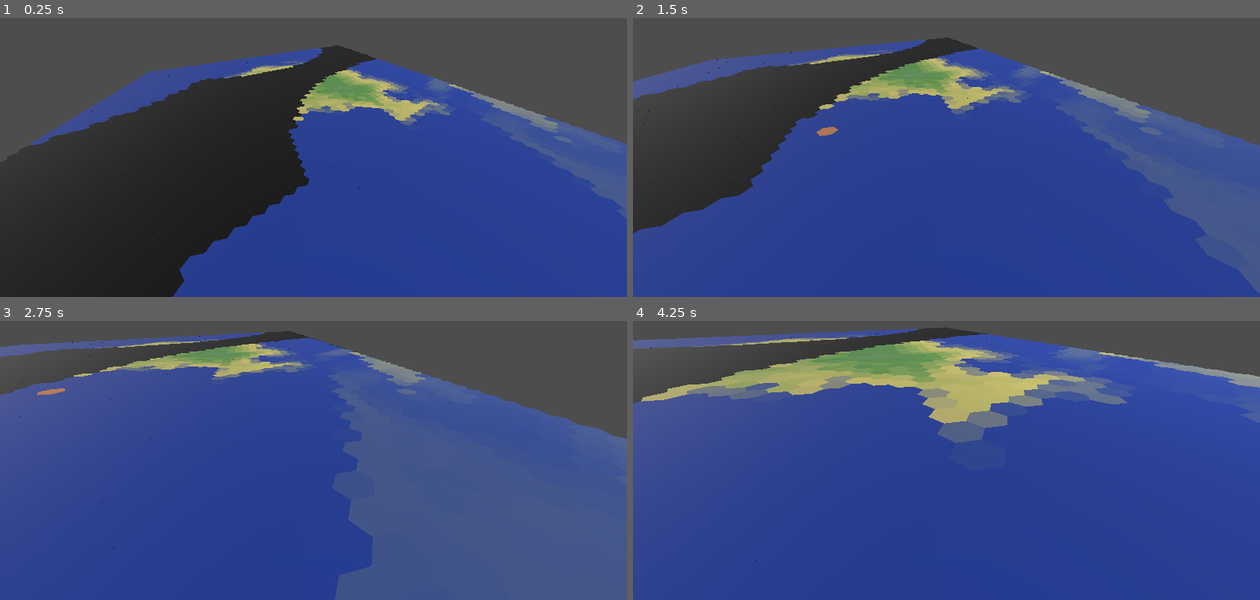
Above: before the commit, frames 1-4 (two rows, left to right).
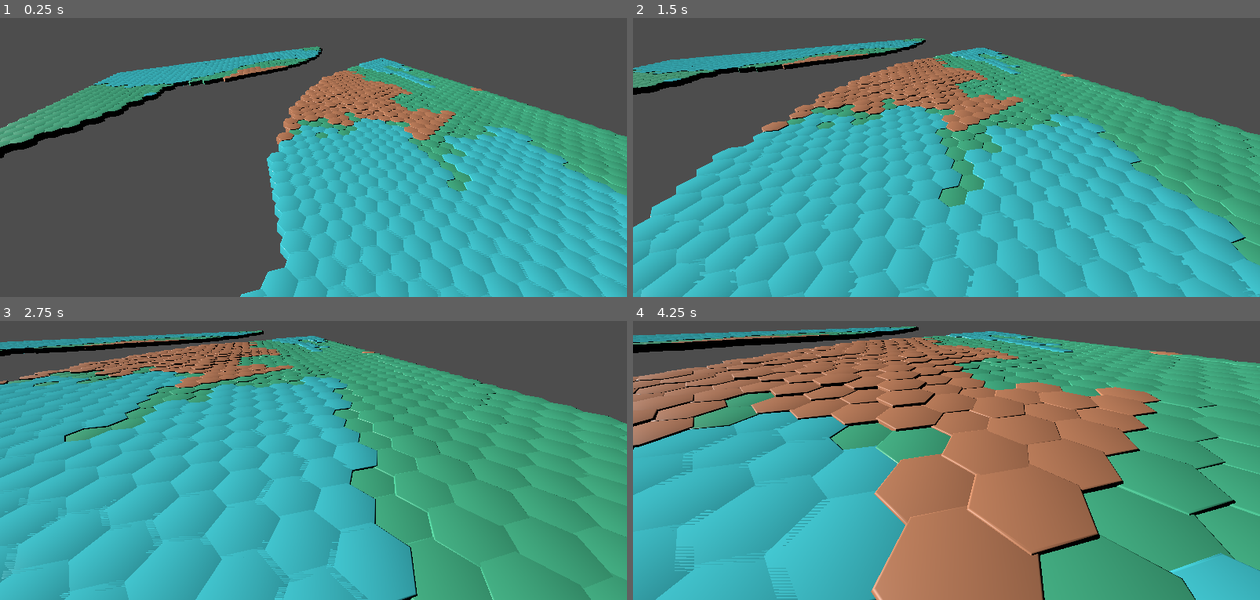
Above: after the commit, the same moments.

Repository: batazor/breakpoint
Game: Godot game, scene res://scenes/main.tscn
The game is run twice, just before and just after one commit, with the same random seed, the same clock (stepped at 60 frames per second) and the same inputs.
Inputs (mouse positions are in pixels of both pictures, inside the frame that each line leads up to):
- Up to frame 1 (0.25 s): no input
- Up to frame 2 (1.5 s): tap Enter at 0.5 s; move the mouse to (1084, 104) at 0.52 s; hold D (move_right) 0.53-1.28 s; hold Mouse wheel up (zoom_in) 0.53-1.28 s; click (1084, 104) at 0.67 s; move the mouse to (821, 137) at 1.27 s; hold S (move_back) from 1.28 s (still down); tap Mouse wheel down (zoom_out) at 1.35 s; click (821, 137) at 1.42 s
- Up to frame 3 (2.75 s): move the mouse to (376, 346) at 2.02 s; release S (move_back) at 2.03 s; hold D (move_right) from 2.03 s (still down); hold Mouse wheel up (zoom_in) from 2.03 s (still down); click (376, 346) at 2.17 s
- Up to frame 4 (4.25 s): move the mouse to (915, 493) at 2.77 s; release D (move_right) at 2.78 s; release Mouse wheel up (zoom_in) at 2.78 s; hold W (move_forward) 2.78-3.53 s; tap Mouse wheel down (zoom_out) at 2.85 s; click (915, 493) at 2.92 s; move the mouse to (1134, 477) at 3.52 s; hold A (move_left) from 3.53 s (still down); hold Mouse wheel up (zoom_in) from 3.53 s (still down); click (1134, 477) at 3.67 s

The runs differ from the first frame. In frame 1, 77% of the frame differs, in the area x 0-100%, y 9-100%; in frame 2, 78%; in frame 3, 85%; in frame 4, 92%, in the area x 0-100%, y 1-100%.

Commit message:
step by step

Diff:
--- a/project.godot
+++ b/project.godot
@@ -11,9 +11,9 @@
 [application]
 
 config/name="Breakpoint"
+run/main_scene="res://scenes/main.tscn"
 config/features=PackedStringArray("4.5", "Forward Plus")
 config/icon="res://icon.svg"
-run/main_scene="res://scenes/main.tscn"
 
 [dotnet]
 
@@ -23,25 +23,75 @@
 
 move_forward={
 "deadzone": 0.5,
-"events": [ { "type": "key", "keycode": 87, "physical_keycode": 87, "unicode": 0, "echo": false, "pressed": false } ]
+"events": [{
+"echo": false,
+"keycode": 87,
+"physical_keycode": 87,
+"pressed": false,
+"type": "key",
+"unicode": 0
+}]
 }
 move_back={
 "deadzone": 0.5,
-"events": [ { "type": "key", "keycode": 83, "physical_keycode": 83, "unicode": 0, "echo": false, "pressed": false } ]
+"events": [{
+"echo": false,
+"keycode": 83,
+"physical_keycode": 83,
+"pressed": false,
+"type": "key",
+"unicode": 0
+}]
 }
 move_left={
 "deadzone": 0.5,
-"events": [ { "type": "key", "keycode": 65, "physical_keycode": 65, "unicode": 0, "echo": false, "pressed": false } ]
+"events": [{
+"echo": false,
+"keycode": 65,
+"physical_keycode": 65,
+"pressed": false,
+"type": "key",
+"unicode": 0
+}]
 }
 move_right={
 "deadzone": 0.5,
-"events": [ { "type": "key", "keycode": 68, "physical_keycode": 68, "unicode": 0, "echo": false, "pressed": false } ]
+"events": [{
+"echo": false,
+"keycode": 68,
+"physical_keycode": 68,
+"pressed": false,
+"type": "key",
+"unicode": 0
+}]
 }
 zoom_in={
 "deadzone": 0.5,
-"events": [ { "type": "mouse_button", "button_index": 4, "pressed": false }, { "type": "key", "keycode": 45, "physical_keycode": 45, "unicode": 0, "echo": false, "pressed": false } ]
+"events": [{
+"button_index": 4,
+"pressed": false,
+"type": "mouse_button"
+}, {
+"echo": false,
+"keycode": 45,
+"physical_keycode": 45,
+"pressed": false,
+"type": "key",
+"unicode": 0
+}]
 }
 zoom_out={
 "deadzone": 0.5,
-"events": [ { "type": "mouse_button", "button_index": 5, "pressed": false }, { "type": "key", "keycode": 61, "physical_keycode": 61, "unicode": 0, "echo": false, "pressed": false } ]
+"events": [{
+"button_index": 5,
+"pressed": false,
+"type": "mouse_button"
+}, {
+"echo": false,
+"keycode": 61,
+"physical_keycode": 61,
+"pressed": false,
+"type": "key",
+"unicode": 0
+}]
 }
--- a/scripts/height_generator.gd
+++ b/scripts/height_generator.gd
@@ -12,7 +12,7 @@
 @export var falloff_power: float = 3.0  # степень для falloff (больше — резче края)
 @export var warp_strength: float = 12.0   # домен-варп, чтобы материки не были круглыми
 @export var warp_frequency: float = 0.05
-@export var height_steps: int = 0  # 0/1 — без квантования
+@export var height_steps: int = 5  # 0/1 — без квантования; меньше — грубее террасы
 @export var island_noise_strength: float = 0.6  # добавляет вариативность береговой линии
 @export var island_noise_frequency: float = 0.05
 @export var island_noise_octaves: int = 3
@@ -31,8 +31,7 @@
 @export var plate_jitter: float = 0.2  # разброс центров за границами карты
 
 
-# Основная функция: возвращает высоту в диапазоне [-1.0, 1.0] для координаты (q, r)
-func get_height(q: int, r: int, map_width: int, map_height: int) -> float:
+func _height_core(q: int, r: int, map_width: int, map_height: int, apply_steps: bool) -> float:
 	# Создаём экземпляр FastNoiseLite
 	var noise: FastNoiseLite = FastNoiseLite.new()
 	noise.seed = seed
@@ -140,10 +139,20 @@
 			var t: float = (ln - lake_threshold) / max(0.001, 1.0 - lake_threshold)
 			h -= lake_strength * t
 
-	if height_steps > 1:
+	if apply_steps and height_steps > 1:
 		var step: float = 2.0 / float(height_steps - 1)  # шаг по диапазону [-1..1]
 		h = round(h / step) * step
 	return clamp(h, -1.0, 1.0)
+
+
+# Основная функция: возвращает высоту в диапазоне [-1.0, 1.0] для координаты (q, r)
+func get_height(q: int, r: int, map_width: int, map_height: int) -> float:
+	return _height_core(q, r, map_width, map_height, true)
+
+
+# Высота без террасирования (без height_steps), для квантили и анализа распределения.
+func get_height_raw(q: int, r: int, map_width: int, map_height: int) -> float:
+	return _height_core(q, r, map_width, map_height, false)
 
 
 var plate_centers: Array[Vector2] = []
--- a/scripts/hex_grid.gd
+++ b/scripts/hex_grid.gd
@@ -1,7 +1,7 @@
 extends Node3D
 
-const HexUtils = preload("res://scripts/hex.gd")
-const HeightGenerator = preload("res://scripts/height_generator.gd")
+const HexUtil = preload("res://scripts/hex.gd")
+const HeightGenScript = preload("res://scripts/height_generator.gd")
 const RAY_LENGTH := 4000.0
 
 @export var map_width: int = 80
@@ -17,9 +17,28 @@
 @export var color_sand: Color = Color(0.85, 0.8, 0.45)
 @export var color_grass: Color = Color(0.35, 0.6, 0.3)
 @export var color_rock: Color = Color(0.6, 0.6, 0.6)
-@export_range(-1.0, 1.0, 0.01) var height_water_level: float = -0.05
-@export_range(-1.0, 1.0, 0.01) var height_sand_level: float = 0.10
-@export_range(-1.0, 1.0, 0.01) var height_grass_level: float = 0.55
+@export var color_shore: Color = Color(0.80, 0.70, 0.45)
+@export_range(-1.0, 1.0, 0.01) var height_water_level: float = -0.05  # используется, если use_quantiles=false
+@export var use_quantiles: bool = true
+@export_range(0.0, 1.0, 0.01) var water_pct: float = 0.45
+@export_range(0.0, 1.0, 0.01) var sand_pct: float = 0.10
+@export_range(0.0, 1.0, 0.01) var mountain_pct: float = 0.10
+@export_range(0.0, 0.5, 0.01) var shoreline_band: float = 0.08
+@export_range(-1.0, 1.0, 0.01) var height_sand_level: float = 0.10   # fallback, если use_quantiles=false
+@export_range(-1.0, 1.0, 0.01) var height_grass_level: float = 0.55  # fallback, если use_quantiles=false
+@export var use_tile_meshes: bool = true
+@export_file("*.glb") var tile_mesh_water_path: String = "res://assets/tiles/hex_water.gltf.glb"
+@export_file("*.glb") var tile_mesh_shore_path: String = "res://assets/tiles/hex_sand.gltf.glb"
+@export_file("*.glb") var tile_mesh_sand_path: String = "res://assets/tiles/hex_sand.gltf.glb"
+@export_file("*.glb") var tile_mesh_grass_path: String = "res://assets/tiles/hex_forest.gltf.glb"
+@export_file("*.glb") var tile_mesh_rock_path: String = "res://assets/tiles/hex_rock.gltf.glb"
+@export var tile_mesh_scale_uniform: Vector3 = Vector3(1.08, 1.0, 1.08)
+@export var tile_jitter: float = 0.02
+@export var tile_mesh_scale_water: Vector3 = Vector3.ONE
+@export var tile_mesh_scale_shore: Vector3 = Vector3.ONE
+@export var tile_mesh_scale_sand: Vector3 = Vector3.ONE
+@export var tile_mesh_scale_grass: Vector3 = Vector3.ONE
+@export var tile_mesh_scale_rock: Vector3 = Vector3.ONE
 @export var height_seed: int = 0
 @export var height_frequency: float = 0.02
 @export var height_octaves: int = 6
@@ -46,6 +65,10 @@
 @export var height_plate_velocity_scale: float = 0.6
 @export var height_plate_edge_sharpness: float = 1.25
 @export var height_plate_jitter: float = 0.2
+@export var height_vertical_scale: float = 0.6
+@export var height_vertical_offset: float = 0.0
+@export var water_plane_height: float = 0.0
+@export var fallback_to_hex_mesh: bool = true
 @export var randomize_height_seed: bool = true
 @export var selection_color: Color = Color(1.0, 0.6, 0.2, 0.6)
 @export var selection_height: float = 0.05
@@ -58,14 +81,19 @@
 var hex_basis: Basis = Basis(Vector3.UP, deg_to_rad(30.0))  # rotate mesh to flat-top
 var selection_indicator: MeshInstance3D
 var height_gen: HeightGenerator
+var height_cache: PackedFloat32Array = PackedFloat32Array()
+var water_level_runtime: float
+var sand_level_runtime: float
+var mountain_level_runtime: float
 
 
 func _ready() -> void:
-	bounds_rect = HexUtils.bounds_for_rect(map_width, map_height, hex_radius)
+	bounds_rect = HexUtil.bounds_for_rect(map_width, map_height, hex_radius)
 	collision_root = Node3D.new()
 	collision_root.name = "CollisionRoot"
 	add_child(collision_root)
 	_init_height_generator()
+	_precompute_heights()
 	_create_selection_indicator()
 	regenerate_grid()
 
@@ -73,7 +101,8 @@
 func regenerate_grid() -> void:
 	_clear_children()
 	_init_height_generator()
-	bounds_rect = HexUtils.bounds_for_rect(map_width, map_height, hex_radius)
+	_precompute_heights()
+	bounds_rect = HexUtil.bounds_for_rect(map_width, map_height, hex_radius)
 	shared_shape = _build_hex_shape()
 
 	if use_multimesh:
@@ -105,6 +134,10 @@
 
 
 func _build_multimesh() -> void:
+	if use_tile_meshes:
+		_build_multimesh_per_biome()
+		return
+
 	var hex_mesh := _build_hex_mesh()
 
 	var mat := StandardMaterial3D.new()
@@ -120,8 +153,7 @@
 	var idx := 0
 	for r in range(map_height):
 		for q in range(map_width):
-			var pos := HexUtils.axial_to_world(q, r, hex_radius)
-			var t := Transform3D(hex_basis, Vector3(pos.x, y_offset, pos.z))
+			var t := _tile_transform(q, r)
 			multimesh.set_instance_transform(idx, t)
 			multimesh.set_instance_color(idx, _tile_color(q, r))
 			idx += 1
@@ -133,15 +165,47 @@
 	add_child(multimesh_instance)
 
 
+func _build_multimesh_per_biome() -> void:
+	var mesh_water := _load_tile_mesh(tile_mesh_water_path)
+	var mesh_shore := _load_tile_mesh(tile_mesh_shore_path)
+	var mesh_sand := _load_tile_mesh(tile_mesh_sand_path)
+	var mesh_grass := _load_tile_mesh(tile_mesh_grass_path)
+	var mesh_rock := _load_tile_mesh(tile_mesh_rock_path)
+
+	var buckets := {
+		"water": [],
+		"shore": [],
+		"sand": [],
+		"grass": [],
+		"rock": [],
+	}
+
+	for r in range(map_height):
+		for q in range(map_width):
+			var t := _tile_transform(q, r)
+			var biome := _biome_for_height(_get_height(q, r))
+			if buckets.has(biome):
+				buckets[biome].append(t)
+
+	var total: int = buckets["water"].size() + buckets["shore"].size() + buckets["sand"].size() + buckets["grass"].size() + buckets["rock"].size()
+	if total != map_width * map_height:
+		push_warning("Tile distribution mismatch: %d vs %d" % [total, map_width * map_height])
+
+	_add_multimesh_bucket("WaterMultiMesh", mesh_water, buckets["water"], color_water, tile_mesh_scale_water)
+	_add_multimesh_bucket("ShoreMultiMesh", mesh_shore, buckets["shore"], color_shore, tile_mesh_scale_shore)
+	_add_multimesh_bucket("SandMultiMesh", mesh_sand, buckets["sand"], color_sand, tile_mesh_scale_sand)
+	_add_multimesh_bucket("GrassMultiMesh", mesh_grass, buckets["grass"], color_grass, tile_mesh_scale_grass)
+	_add_multimesh_bucket("RockMultiMesh", mesh_rock, buckets["rock"], color_rock, tile_mesh_scale_rock)
+
+
 func _build_mesh_instances() -> void:
 	# Slower than MultiMesh, but useful for debugging.
 	var mesh := _build_hex_mesh()
 	for r in range(map_height):
 		for q in range(map_width):
-			var pos := HexUtils.axial_to_world(q, r, hex_radius)
 			var mesh_instance := MeshInstance3D.new()
 			mesh_instance.mesh = mesh
-			mesh_instance.transform = Transform3D(hex_basis, Vector3(pos.x, y_offset, pos.z))
+			mesh_instance.transform = _tile_transform(q, r)
 			mesh_instance.modulate = _tile_color(q, r)
 			mesh_instance.name = "Hex_%s_%s" % [q, r]
 			add_child(mesh_instance)
@@ -153,11 +217,10 @@
 
 	for r in range(map_height):
 		for q in range(map_width):
-			var pos := HexUtils.axial_to_world(q, r, hex_radius)
 			var body := StaticBody3D.new()
 			body.collision_layer = 1
 			body.collision_mask = 1
-			body.position = Vector3(pos.x, y_offset, pos.z)
+			body.position = _tile_transform(q, r).origin
 			body.set_meta("axial", Vector2i(q, r))
 
 			var shape := CollisionShape3D.new()
@@ -201,11 +264,11 @@
 
 
 func get_map_center() -> Vector3:
-	return HexUtils.center_of_rect(map_width, map_height, hex_radius) + Vector3(0.0, y_offset, 0.0)
+	return HexUtil.center_of_rect(map_width, map_height, hex_radius) + Vector3(0.0, y_offset, 0.0)
 
 
 func _build_hex_shape() -> ConvexPolygonShape3D:
-	var corners := HexUtils.hex_corners(hex_radius)
+	var corners := HexUtil.hex_corners(hex_radius)
 	var verts := PackedVector3Array()
 
 	var half_height := hex_height * 0.5
@@ -245,13 +308,16 @@
 func _show_selection(axial: Vector2i) -> void:
 	if selection_indicator == null:
 		return
-	var pos := HexUtils.axial_to_world(axial.x, axial.y, hex_radius)
-	var y := y_offset + hex_height * 0.5 + selection_height * 0.5 + 0.01
+	var pos := HexUtil.axial_to_world(axial.x, axial.y, hex_radius)
+	var y := _tile_height(axial.x, axial.y) + hex_height * 0.5 + selection_height * 0.5 + 0.01
 	selection_indicator.transform = Transform3D(hex_basis, Vector3(pos.x, y, pos.z))
 	selection_indicator.visible = true
 
 
 func _get_height(q: int, r: int) -> float:
+	var idx := r * map_width + q
+	if idx >= 0 and idx < height_cache.size():
+		return height_cache[idx]
 	if height_gen == null:
 		return 0.0
 	return height_gen.get_height(q, r, map_width, map_height)
@@ -264,18 +330,33 @@
 	return color_even if ((q + r) % 2 == 0) else color_odd
 
 
+func _biome_for_height(h: float) -> String:
+	if h <= water_level_runtime:
+		return "water"
+	if h <= min(sand_level_runtime, water_level_runtime + shoreline_band):
+		return "shore"
+	if h <= sand_level_runtime:
+		return "sand"
+	if h >= mountain_level_runtime:
+		return "rock"
+	return "grass"
+
+
 func _color_from_height(h: float) -> Color:
-	var hw := height_water_level
-	var hs := height_sand_level
-	var hg := height_grass_level
+	var hw: float = water_level_runtime
+	var shore_hi: float = min(sand_level_runtime, water_level_runtime + shoreline_band)
+	var hs: float = sand_level_runtime
+	var hg: float = mountain_level_runtime
 
 	if h <= hw:
 		return color_water
+	if h <= shore_hi:
+		return color_shore
 	if h <= hs:
-		return _lerp_color(color_water, color_sand, _lerp01(h, hw, hs))
+		return _lerp_color(color_shore, color_sand, _lerp01(h, hw, hs))
 	if h <= hg:
 		return _lerp_color(color_sand, color_grass, _lerp01(h, hs, hg))
-	return _lerp_color(color_grass, color_rock, _lerp01(h, hg, 1.0))
+	return color_rock
 
 
 func _lerp01(v: float, a: float, b: float) -> float:
@@ -321,3 +402,164 @@
 	height_gen.plate_velocity_scale = height_plate_velocity_scale
 	height_gen.plate_edge_sharpness = height_plate_edge_sharpness
 	height_gen.plate_jitter = height_plate_jitter
+
+
+func _load_tile_mesh(path: String) -> Mesh:
+	if path.is_empty():
+		return _hex_mesh_singleton() if fallback_to_hex_mesh else null
+	var res := load(path)
+	if res == null:
+		push_warning("Failed to load tile mesh at %s" % path)
+		return _hex_mesh_singleton() if fallback_to_hex_mesh else null
+	if res is Mesh:
+		return res
+	if res is PackedScene:
+		var inst: Node = res.instantiate()
+		if inst is MeshInstance3D and inst.mesh:
+			var m: Mesh = inst.mesh
+			inst.queue_free()
+			return m
+		# поиск первого MeshInstance3D в сцене
+		var queue: Array[Node] = [inst]
+		while not queue.is_empty():
+			var node: Node = queue.pop_front()
+			if node is MeshInstance3D and node.mesh:
+				var m: Mesh = node.mesh
+				inst.queue_free()
+				return m
+			for child in node.get_children():
+				queue.append(child)
+		inst.queue_free()
+		push_warning("Tile mesh not found or has no MeshInstance: %s" % path)
+		return _hex_mesh_singleton() if fallback_to_hex_mesh else null
+	# Если ничего не подошло (редкий случай), вернём fallback или null.
+	return _hex_mesh_singleton() if fallback_to_hex_mesh else null
+
+
+func _add_multimesh_bucket(bucket_name: String, mesh: Mesh, transforms: Array, tint: Color, bucket_scale: Vector3) -> void:
+	if transforms.is_empty():
+		return
+	var use_mesh := mesh if mesh != null else _hex_mesh_singleton()
+	var mm := MultiMesh.new()
+	mm.transform_format = MultiMesh.TRANSFORM_3D
+	mm.mesh = use_mesh
+	mm.instance_count = transforms.size()
+	mm.set_use_colors(true)
+	for i in mm.instance_count:
+		var t: Transform3D = transforms[i]
+		var final_scale := Vector3(
+			bucket_scale.x * tile_mesh_scale_uniform.x,
+			bucket_scale.y * tile_mesh_scale_uniform.y,
+			bucket_scale.z * tile_mesh_scale_uniform.z
+		)
+		mm.set_instance_transform(i, t.scaled(final_scale))
+		mm.set_instance_color(i, tint)
+
+	# Если это наш внутренний хекс-меш, зададим материал с vertex color.
+	if use_mesh == _hex_mesh_singleton():
+		var mat := StandardMaterial3D.new()
+		mat.vertex_color_use_as_albedo = true
+		use_mesh.surface_set_material(0, mat)
+
+	var inst := MultiMeshInstance3D.new()
+	inst.name = bucket_name
+	inst.multimesh = mm
+	inst.cast_shadow = GeometryInstance3D.SHADOW_CASTING_SETTING_ON
+	add_child(inst)
+
+# Храним один общий хекс-меш для fallback, чтобы не плодить копии.
+var __hex_mesh_cache: Mesh
+func _hex_mesh_singleton() -> Mesh:
+	if __hex_mesh_cache == null:
+		__hex_mesh_cache = _build_hex_mesh()
+	return __hex_mesh_cache
+
+
+func _precompute_heights() -> void:
+	var count := map_width * map_height
+	height_cache.resize(count)
+	var idx := 0
+	for r in range(map_height):
+		for q in range(map_width):
+			# Используем сырую высоту без террасирования для корректного распределения и биомов.
+			height_cache[idx] = height_gen.get_height_raw(q, r, map_width, map_height)
+			idx += 1
+
+	if height_cache.size() == 0:
+		water_level_runtime = height_water_level
+		sand_level_runtime = height_sand_level
+		mountain_level_runtime = height_grass_level
+		return
+
+	if use_quantiles:
+		var sorted := height_cache.duplicate()
+		sorted.sort()
+		var sz := sorted.size()
+		var wi := int(clamp(floor((sz - 1) * water_pct), 0.0, float(sz - 1)))
+		var si := int(clamp(floor((sz - 1) * (water_pct + sand_pct)), 0.0, float(sz - 1)))
+		var mi := int(clamp(floor((sz - 1) * (1.0 - mountain_pct)), 0.0, float(sz - 1)))
+		water_level_runtime = sorted[wi]
+		sand_level_runtime = sorted[si]
+		mountain_level_runtime = sorted[mi]
+	else:
+		water_level_runtime = height_water_level
+		sand_level_runtime = height_sand_level
+		mountain_level_runtime = height_grass_level
+
+	# Гарантируем строгий порядок порогов, чтобы диапазоны не схлопывались из-за квантования.
+	var eps := 0.0005
+	var min_sand_gap: float = max(shoreline_band, 0.02)
+	if water_level_runtime + min_sand_gap > sand_level_runtime:
+		sand_level_runtime = water_level_runtime + min_sand_gap
+	if mountain_level_runtime <= sand_level_runtime + eps:
+		mountain_level_runtime = sand_level_runtime + eps
+
+	# Быстрая проверка распределения для отладки: сколько тайлов попало в каждый биом.
+	var water_cnt := 0
+	var shore_cnt := 0
+	var sand_cnt := 0
+	var grass_cnt := 0
+	var rock_cnt := 0
+	for h in height_cache:
+		if h <= water_level_runtime:
+			water_cnt += 1
+		elif h <= min(sand_level_runtime, water_level_runtime + shoreline_band):
+			shore_cnt += 1
+		elif h <= sand_level_runtime:
+			sand_cnt += 1
+		elif h >= mountain_level_runtime:
+			rock_cnt += 1
+		else:
+			grass_cnt += 1
+	var total: float = float(max(1, height_cache.size()))
+	print("Biome counts: water=%.2f%% shore=%.2f%% sand=%.2f%% grass=%.2f%% rock=%.2f%%" % [
+		100.0 * float(water_cnt) / total,
+		100.0 * float(shore_cnt) / total,
+		100.0 * float(sand_cnt) / total,
+		100.0 * float(grass_cnt) / total,
+		100.0 * float(rock_cnt) / total
+	])
+
+
+func _tile_height(q: int, r: int) -> float:
+	var h := _get_height(q, r)
+	if _biome_for_height(h) == "water":
+		return y_offset + water_plane_height
+	return y_offset + height_vertical_offset + h * height_vertical_scale
+
+
+func _tile_offset(q: int, r: int) -> Vector3:
+	var mag := tile_jitter
+	if mag <= 0.0:
+		return Vector3.ZERO
+	var n := sin(float(q) * 12.9898 + float(r) * 78.233) * 43758.5453
+	var frac: float = n - floor(n)
+	var ang: float = frac * TAU
+	var dist: float = mag * frac
+	return Vector3(cos(ang), 0.0, sin(ang)) * dist
+
+
+func _tile_transform(q: int, r: int) -> Transform3D:
+	var pos := HexUtil.axial_to_world(q, r, hex_radius) + _tile_offset(q, r)
+	var y := _tile_height(q, r)
+	return Transform3D(hex_basis, Vector3(pos.x, y, pos.z))
Not shown, added: assets/tiles/hex_forest.gltf.glb.import
Not shown, added: assets/tiles/hex_forest_detail.gltf.glb.import
Not shown, added: assets/tiles/hex_forest_roadA.gltf.glb.import
Not shown, added: assets/tiles/hex_forest_roadA_detail.gltf.glb.import
Not shown, added: assets/tiles/hex_forest_roadB.gltf.glb.import
Not shown, added: assets/tiles/hex_forest_roadB_detail.gltf.glb.import
Not shown, added: assets/tiles/hex_forest_roadC.gltf.glb.import
Not shown, added: assets/tiles/hex_forest_roadC_detail.gltf.glb.import
Not shown, added: assets/tiles/hex_forest_roadD.gltf.glb.import
Not shown, added: assets/tiles/hex_forest_roadD_detail.gltf.glb.import
Not shown, added: assets/tiles/hex_forest_roadE.gltf.glb.import
Not shown, added: assets/tiles/hex_forest_roadE_detail.gltf.glb.import
(and 116 more such lines)
